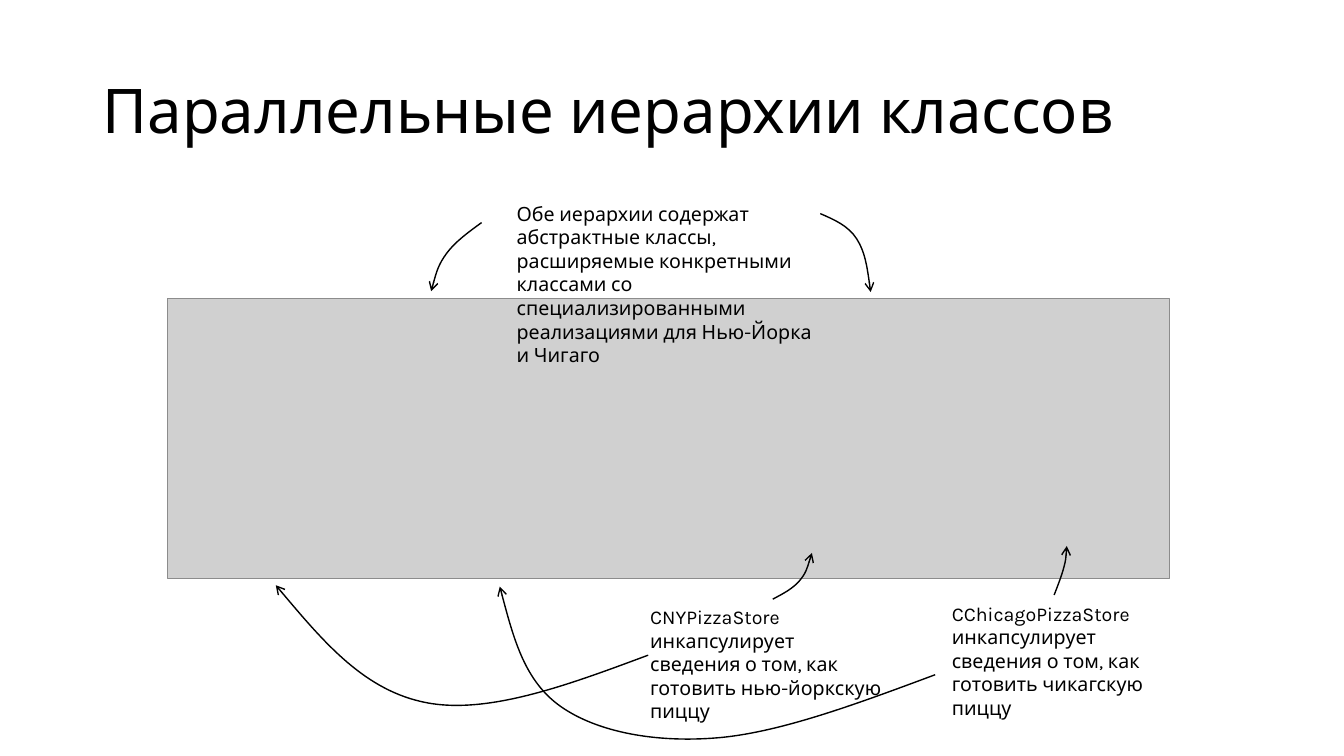
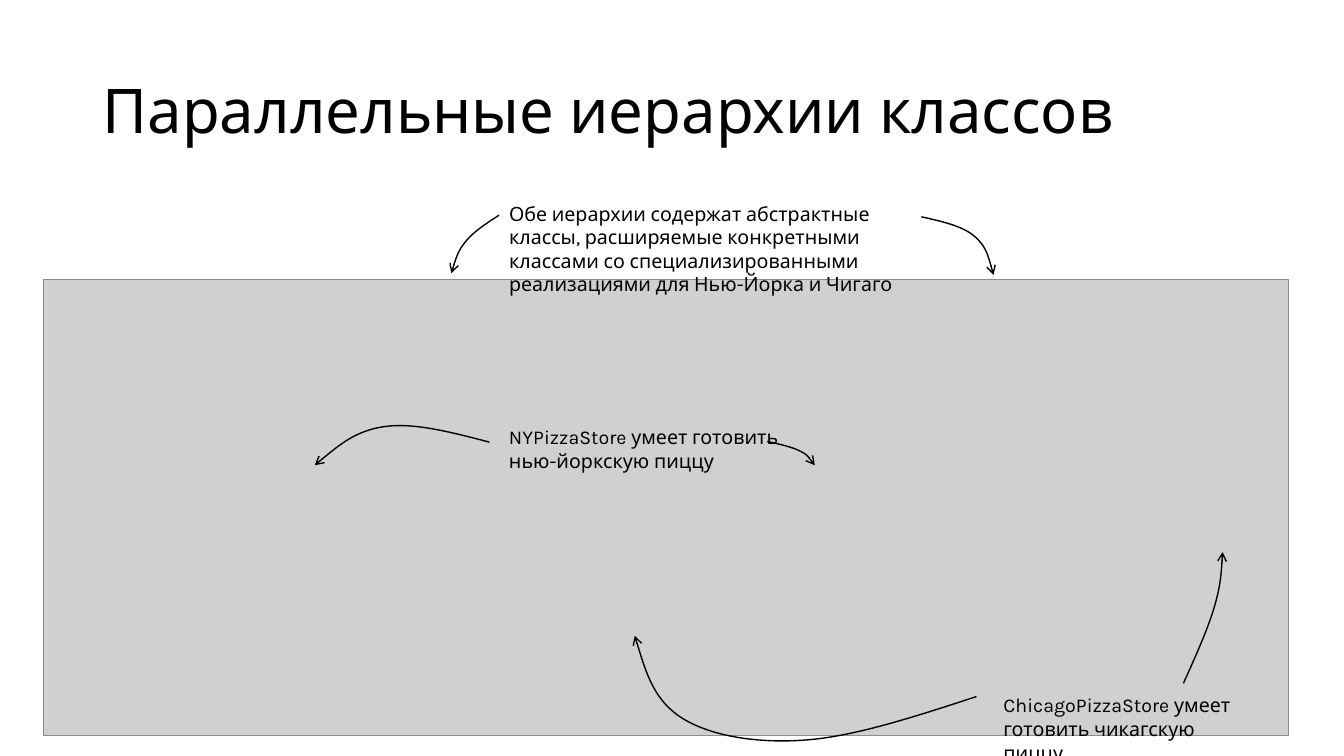
Before and after one commit to alexey-malov/ood, a slide deck: slide 26 of lectures/04.factory/factory.pptx. Drawn at 1344x756 pixels with LibreOffice and Linux fonts; fonts in the diff are those of the drawing; grey boxes stand for pictures. Boxes give left, top, right and bottom in pixels: in the first picture for what was removed or moved away, otherwise in the second. Text is boxed around its words. In the diff, an @@ line names an element or a change of style, - is before the commit and + after.

```diff
--- a/lectures/04.factory/factory.pptx
+++ b/lectures/04.factory/factory.pptx
@@ text "Обе иерархии содержат абстрактные классы, ..." rewrapped from [517,206,811,362] to [509,206,892,296] @@
@@ freeform shape: place and size @@
-freeform shape at [432,223,482,291]
+freeform shape at [452,215,499,273]
@@ freeform shape: place and size @@
-freeform shape at [821,214,871,292]
+freeform shape at [922,217,994,275]
@@ picture: place and size @@
-picture at [168,298,1170,579]
+picture at [43,280,1290,736]
@@ freeform shape: place and size @@
-freeform shape at [276,586,648,706]
+freeform shape at [315,425,489,465]
@@ text at [509,430,778,473]: text changed @@
-CNYPizzaStore инкапсулирует сведения о том, как готовить нью-йоркскую пиццу
+NYPizzaStore умеет готовить нью-йоркскую пиццу
@@ freeform shape: place and size @@
-freeform shape at [773,554,813,600]
+freeform shape at [767,442,815,466]
@@ freeform shape: place and size @@
-freeform shape at [1055,546,1067,596]
+freeform shape at [1184,553,1223,684]
@@ freeform shape: place and size @@
-freeform shape at [500,587,936,739]
+freeform shape at [635,636,977,741]
@@ text at [1003,698,1230,743]: text changed @@
-CChicagoPizzaStore инкапсулирует сведения о том, как готовить чикагскую пиццу
+ChicagoPizzaStore умеет готовить чикагскую пиццу
```
Also in this commit, not shown: 8 other slides changed, 4 other files.
